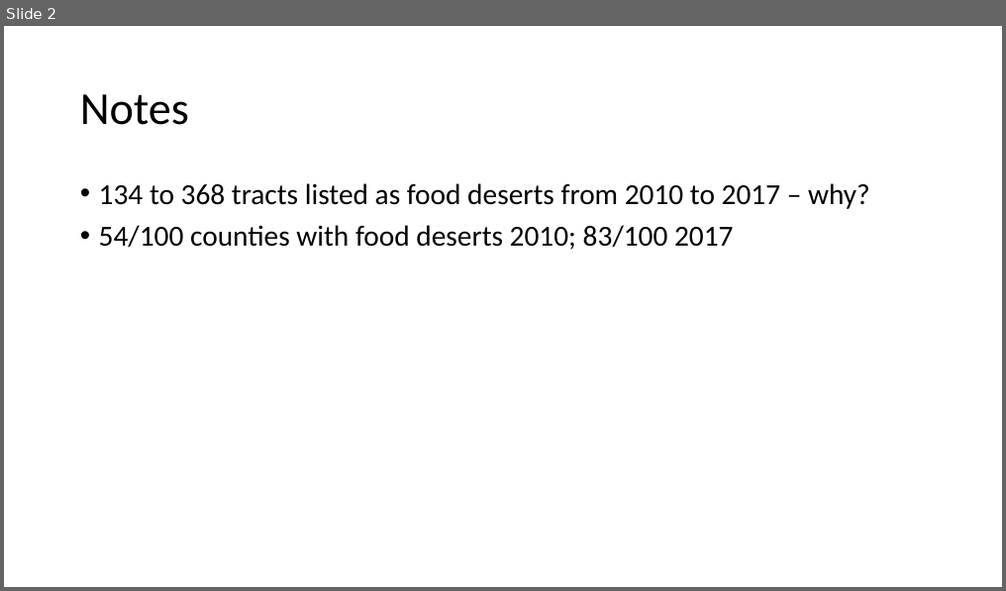
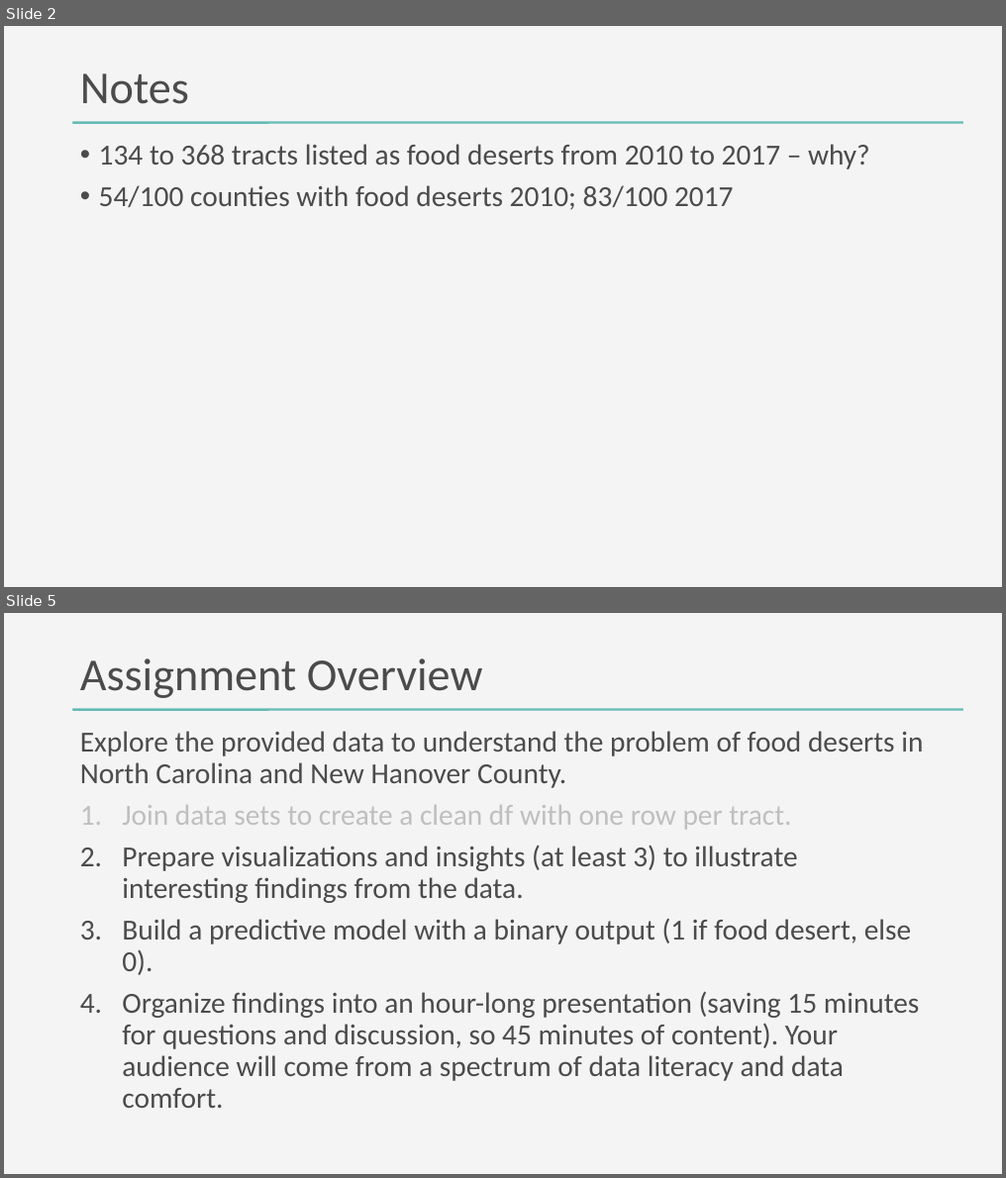
Before and after one commit to DanteHaywood/cfc_ds_screen, a slide deck: doc/2020_11_25_cfc_ds_technical_screen_haywood.pptx. Shown one above the other, each under a label of ours: slide 2 before the commit, slides 2 and 5 after it; the slides between them are not shown. The pictures are 1006x591 and 1006x1178 pixels, drawn with LibreOffice and Linux fonts; fonts in the diff are those of the drawing. Boxes give left, top, right and bottom in pixels: in the first picture for what was removed or moved away, otherwise in the second. Text is boxed around its words. In the diff, an @@ line names an element or a change of style, - is before the commit and + after.

```diff
--- a/doc/2020_11_25_cfc_ds_technical_screen_haywood.pptx
+++ b/doc/2020_11_25_cfc_ds_technical_screen_haywood.pptx
@@ slide 5 added at [4, 613, 1002, 1174], background #F4F4F4; not listed: 1 template element that a slide beside it also shows @@
@@ title added at [80, 659, 483, 698], 44 pt, text #4B4B4B @@
+Assignment Overview
@@ text added at [80, 731, 923, 1108], 28 pt, text #4B4B4B @@
+Explore the provided data to understand the problem of food deserts in North Carolina and New Hanover County.
+1. Join data sets to create a clean df with one row per tract.
+2. Prepare visualizations and insights (at least 3) to illustrate interesting findings from the data.
+3. Build a predictive model with a binary output (1 if food desert, else 0).
+4. Organize findings into an hour-long presentation (saving 15 minutes for questions and discussion, so 45 minutes of content). Your audience will come from a spectrum of data literacy and data comfort.
@@ slide 2 changed as well @@
@@ background #FFFFFF to #F4F4F4 @@
@@ title "Notes" at [80, 74, 189, 104]: text colour #000000 to #4B4B4B @@
@@ text "134 to 368 tracts listed ...": place and size @@
-text "134 to 368 tracts listed ..." at [99, 183, 870, 250]
+text "134 to 368 tracts listed ..." at [99, 144, 870, 210]
@@ text "134 to 368 tracts listed ..." at [99, 144, 870, 210]: text colour #000000 to #4B4B4B @@
@@ rounded rectangle added at [73, 122, 963, 124], fill #65BBB5 @@
```
Also in this commit, not shown: 1 other slide changed, 20 other slides added, 7 other files.
